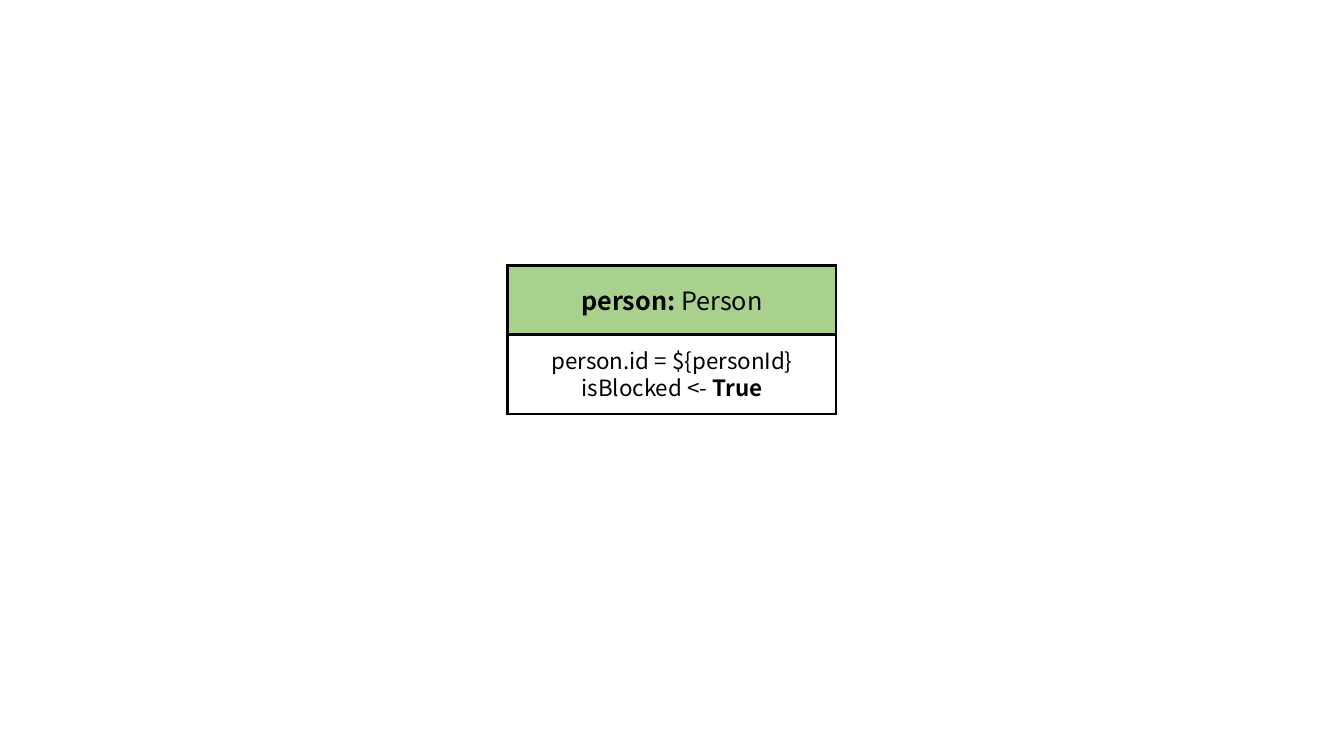
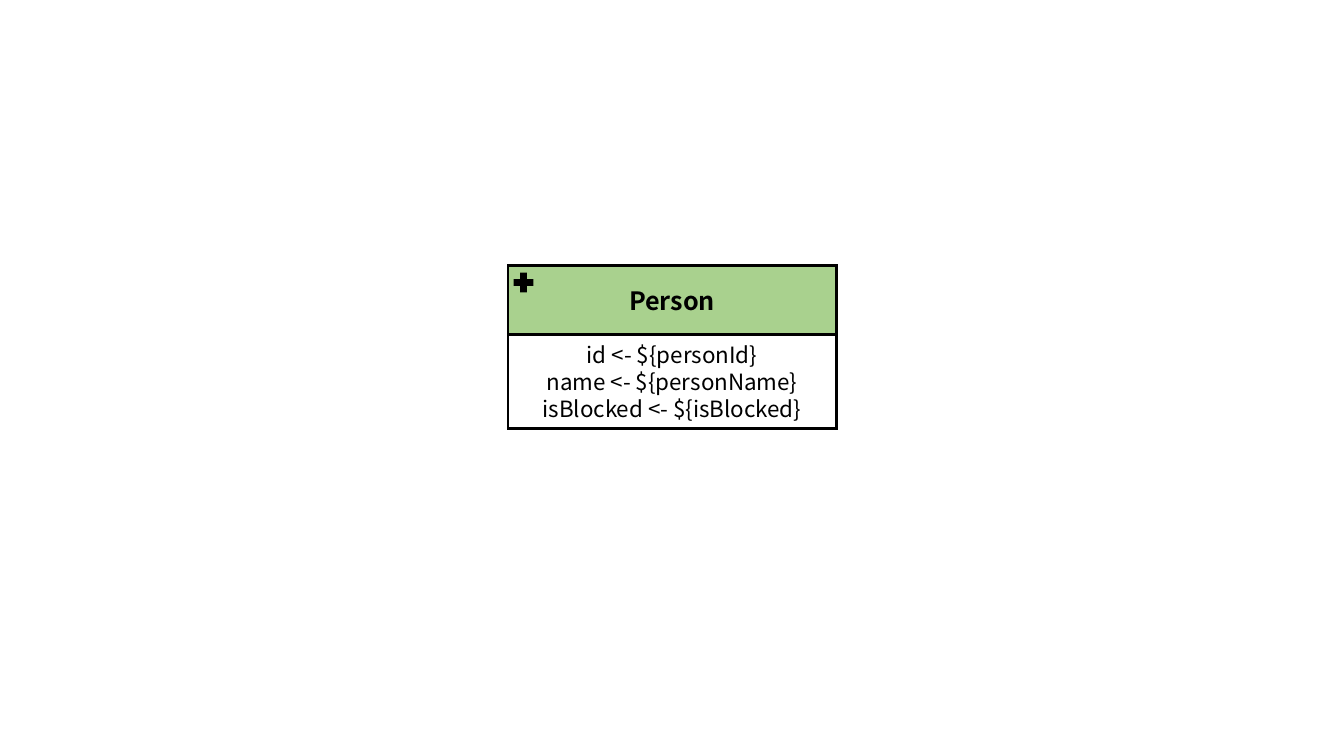
Before and after one commit to ldbc/ldbc_finbench_docs, a slide deck: slide 1 of patterns/transaction-write.pptx (slide 11 before the commit). Drawn at 1344x756 pixels with LibreOffice and Linux fonts; fonts in the diff are those of the drawing. Boxes give left, top, right and bottom in pixels: in the first picture for what was removed or moved away, otherwise in the second. Text is boxed around its words. In the diff, an @@ line names an element or a change of style, - is before the commit and + after.

```diff
--- a/patterns/transaction-write.pptx
+++ b/patterns/transaction-write.pptx
@@ plus added at (x1=513, y1=272, x2=533, y2=292), fill #000000 @@
@@ text in rectangle at (x1=629, y1=291, x2=715, y2=311): text changed @@
-person: Person
+Person
@@ rectangle "id <- ${personId}" resized from (x1=508, y1=335, x2=837, y2=414) to (x1=508, y1=335, x2=837, y2=429) @@
@@ text in rectangle at (x1=543, y1=344, x2=801, y2=421): text changed @@
-person.id = ${personId}
-isBlocked <- True
+id <- ${personId}
+name <- ${personName}
+isBlocked <- ${isBlocked}
```
Also in this commit, not shown: 11 other slides changed, 5 slides added, 1 slide removed, 17 other files.
